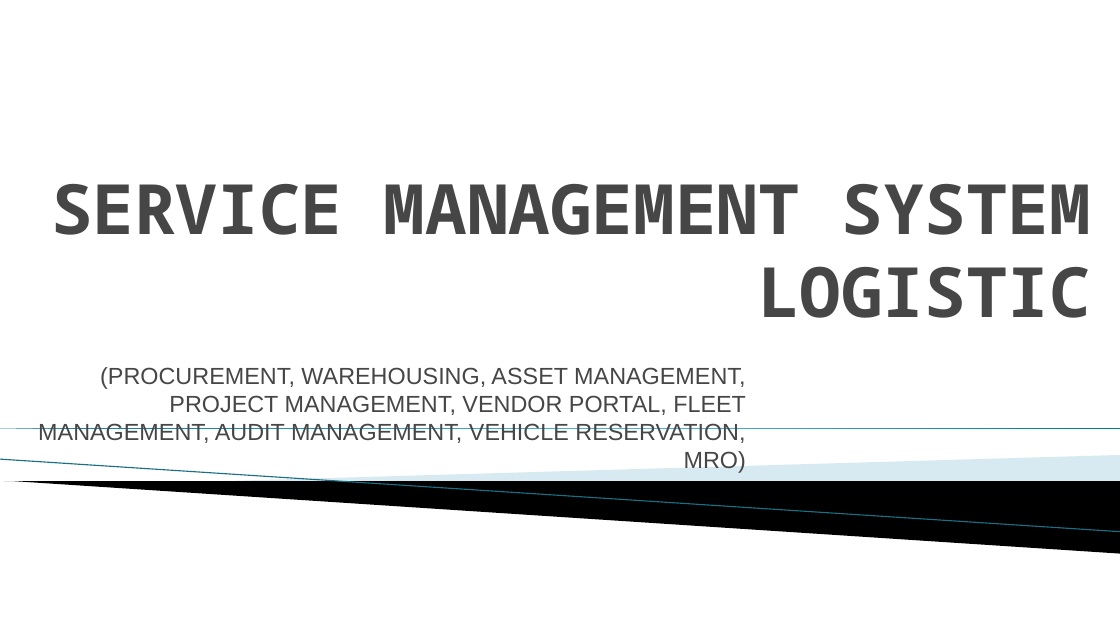
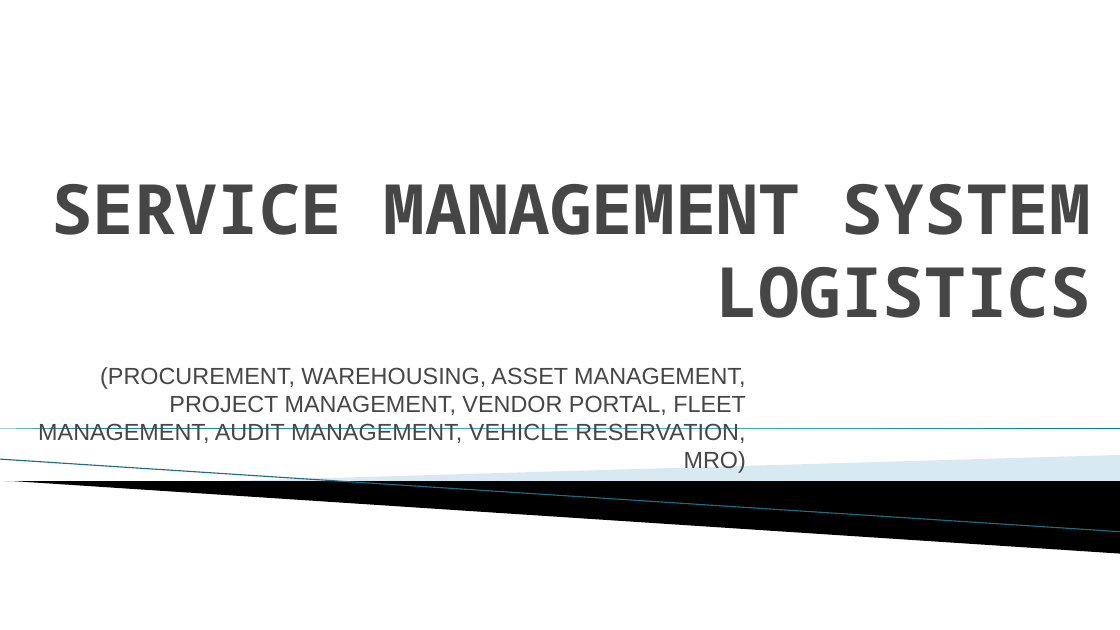
Before and after one commit to 4everUrs/document, a slide deck: slide 1 of SMS-Logistics.pptx. Drawn at 1120x630 pixels with LibreOffice and Linux fonts; fonts in the diff are those of the drawing; background and template pictures are left out. Boxes give left, top, right and bottom in pixels: in the first picture for what was removed or moved away, otherwise in the second. Text is boxed around its words. In the diff, an @@ line names an element or a change of style, - is before the commit and + after.

```diff
--- a/SMS-Logistics.pptx
+++ b/SMS-Logistics.pptx
@@ title at (51,184,1092,318): text changed @@
-SERVICE MANAGEMENT SYSTEM
-LOGISTIC
+SERVICE MANAGEMENT SYSTEM
+LOGISTICS
```
Also in this commit, not shown: 3 other slides changed, 1 slide removed, 3 other files.
